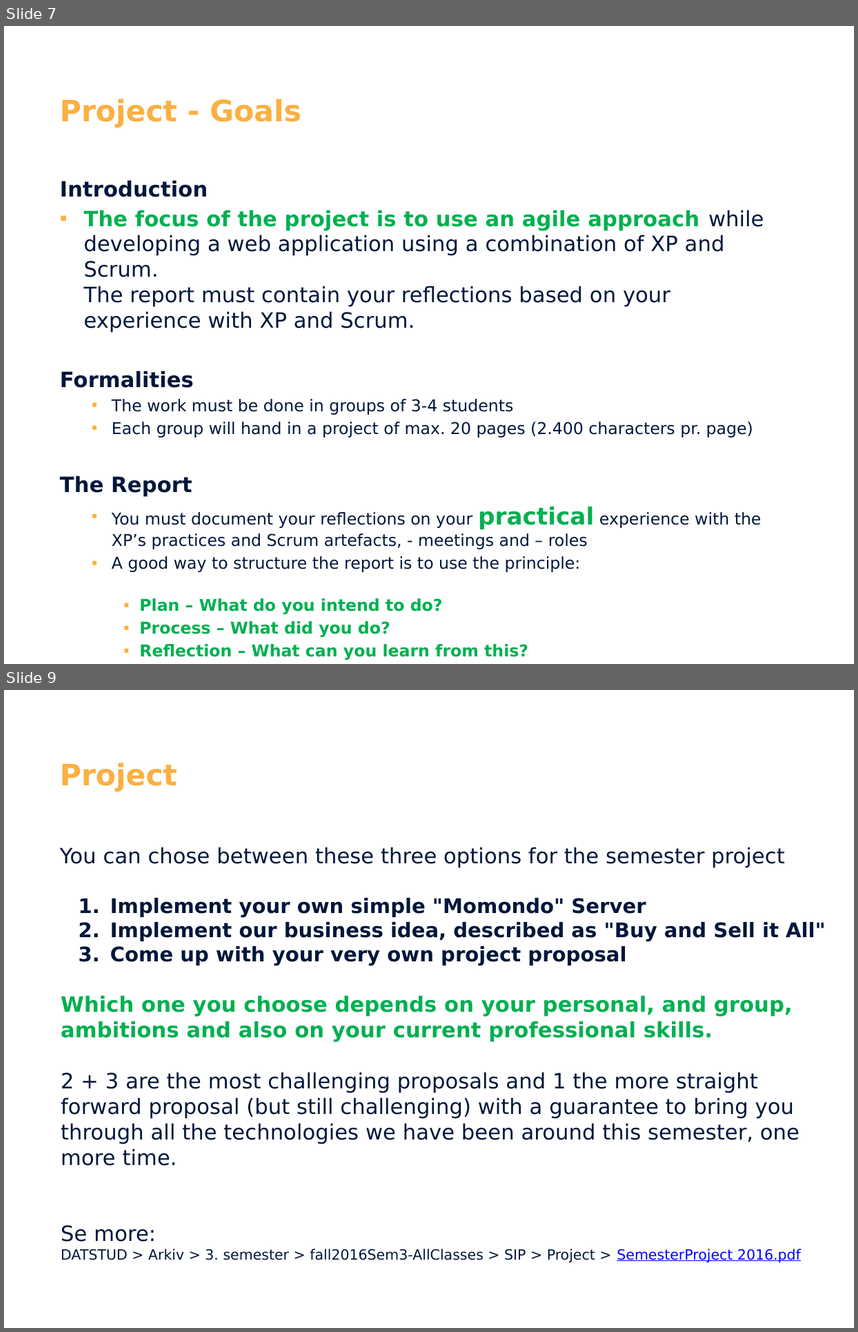
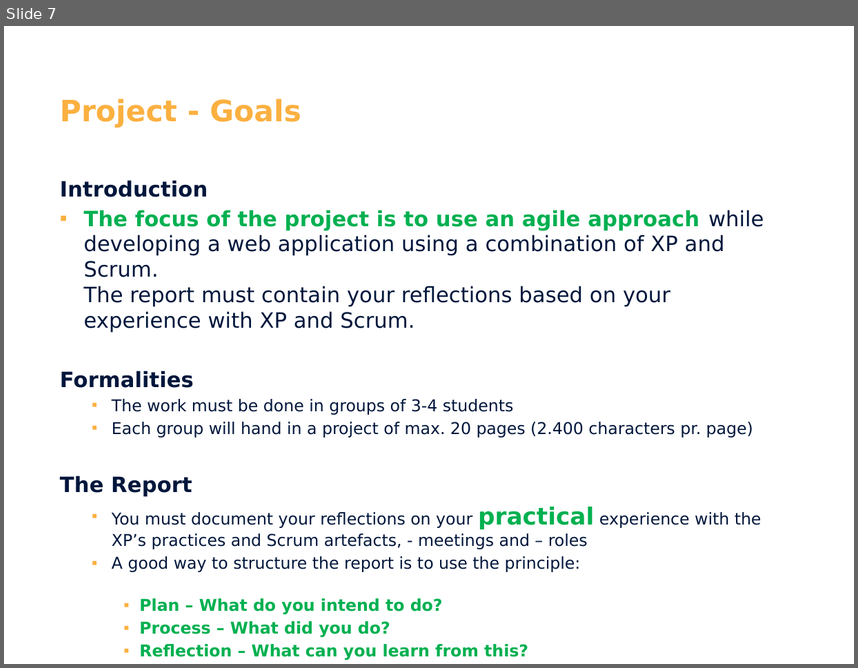
Before and after one commit to CphBusCosSem3/week11-System_Development, a slide deck: Intro_SYS_2017.pptx. Shown one above the other, each under a label of ours: slides 7 and 9 before the commit, slide 7 after it; the slides between them are not shown. The pictures are 858x1332 and 858x668 pixels, drawn with LibreOffice and Linux fonts; fonts in the diff are those of the drawing; background and template pictures are left out. Boxes give left, top, right and bottom in pixels: in the first picture for what was removed or moved away, otherwise in the second. Text is boxed around its words. In the diff, an @@ line names an element or a change of style, - is before the commit and + after.

```diff
--- a/Intro_SYS_2017.pptx
+++ b/Intro_SYS_2017.pptx
@@ slide 9 removed at bbox=[4, 690, 854, 1328], background #FFFFFF @@
@@ text removed at bbox=[60, 762, 177, 791] @@
-Project
@@ text removed at bbox=[60, 847, 826, 1263] @@
-You can chose between these three options for the semester project
-1. Implement your own simple "Momondo" Server
-2. Implement our business idea, described as "Buy and Sell it All"
-3. Come up with your very own project proposal
-Which one you choose depends on your personal, and group, ambitions and also on your current professional skills.
-2 + 3 are the most challenging proposals and 1 the more straight forward proposal (but still challenging) with a guarantee to bring you through all the technologies we have been around this semester, one more time.
-Se more:
-DATSTUD > Arkiv > 3. semester > fall2016Sem3-AllClasses > SIP > Project > SemesterProject 2016.pdf
```
Also in this commit, not shown: 7 slides changed, 2 other slides removed.
